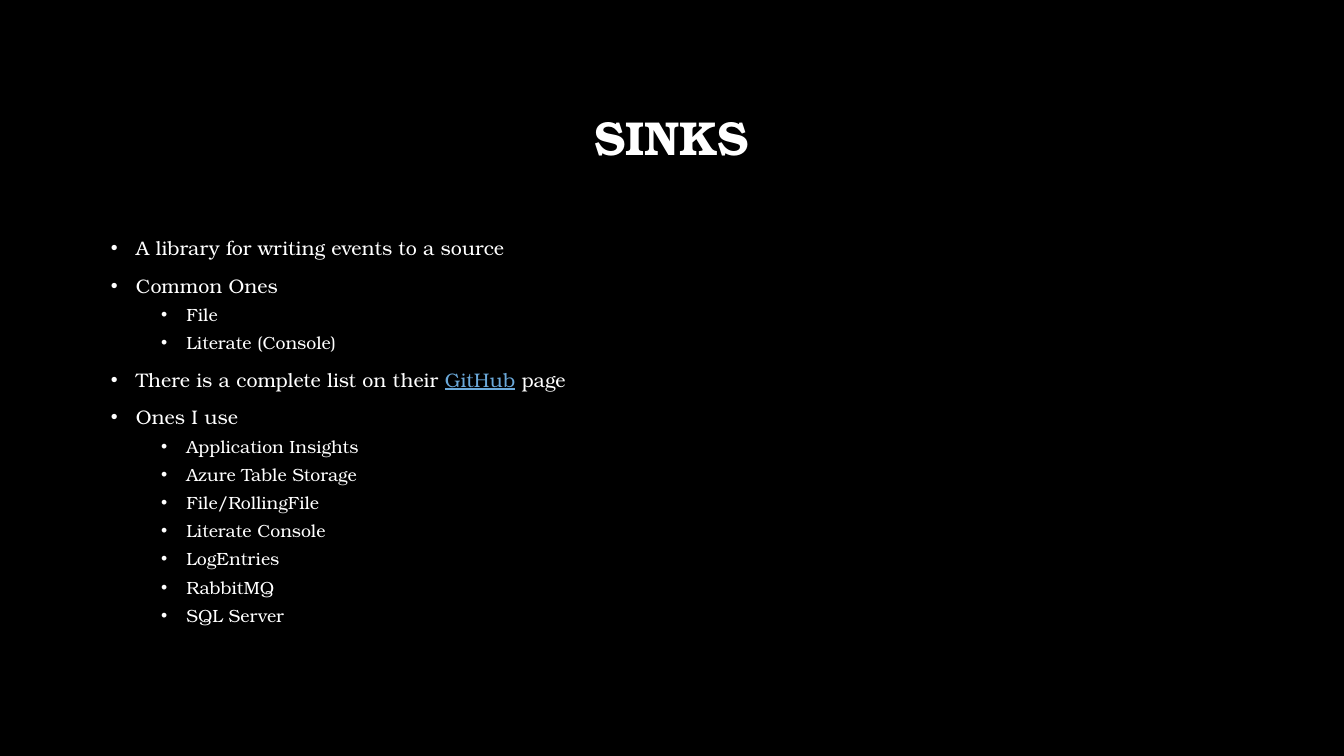
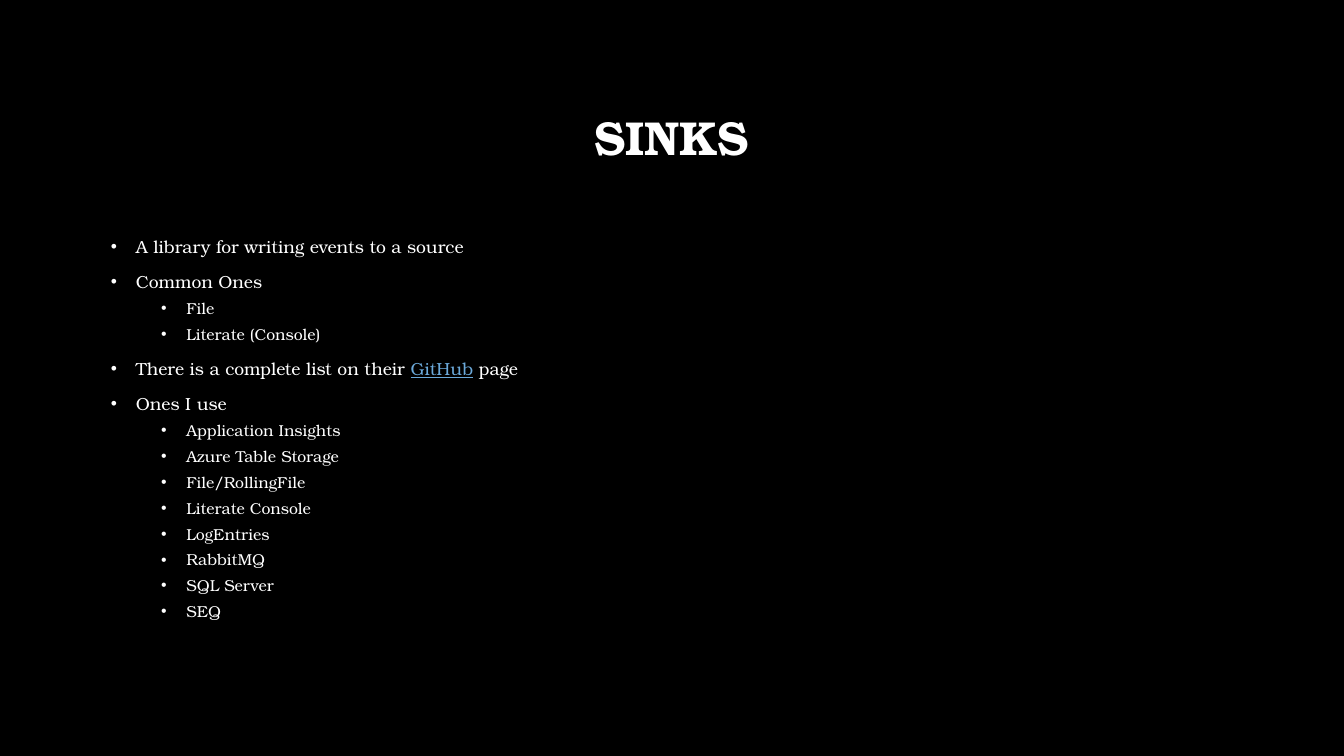
Before and after one commit to korz/SerilogLoggingAllGrownUp, a slide deck: slide 8 of SerilogLoggingAllGrownUp.pptx (slide 7 before the commit). Drawn at 1344x756 pixels with LibreOffice and Linux fonts; fonts in the diff are those of the drawing; background and template pictures are left out. Boxes give left, top, right and bottom in pixels: in the first picture for what was removed or moved away, otherwise in the second. Text is boxed around its words. In the diff, an @@ line names an element or a change of style, - is before the commit and + after.

```diff
--- a/SerilogLoggingAllGrownUp.pptx
+++ b/SerilogLoggingAllGrownUp.pptx
@@ text at box(136, 240, 518, 594): size 14 to 12.5 pt in "A library for writing events to a ...", "Common Ones", "There is a complete list on their ...", "Ones I use"; size 12.6 to 11.2 pt in "File", "Literate (Console)", "Application Insights", "Azure Table Storage" and 5 more places @@
@@ text at box(186, 606, 221, 620): paragraph added @@
+  • SEQ
```
Also in this commit, not shown: 1 other slide changed, 2 slides added, 17 other files.
